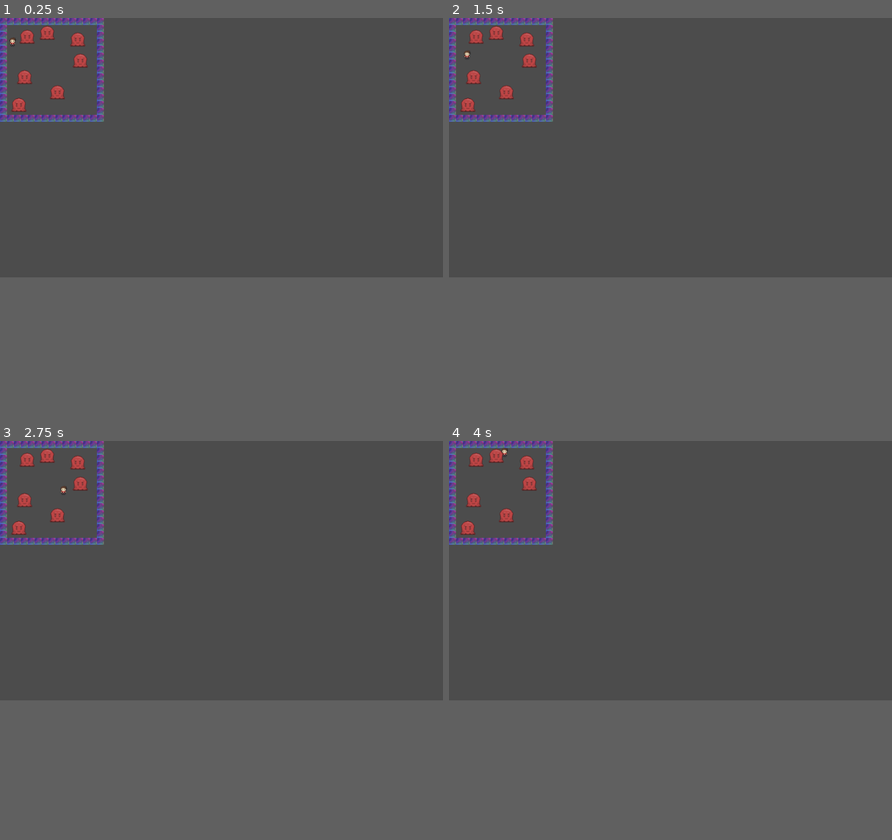
Above: before the commit, frames 1-4 (two rows, left to right).
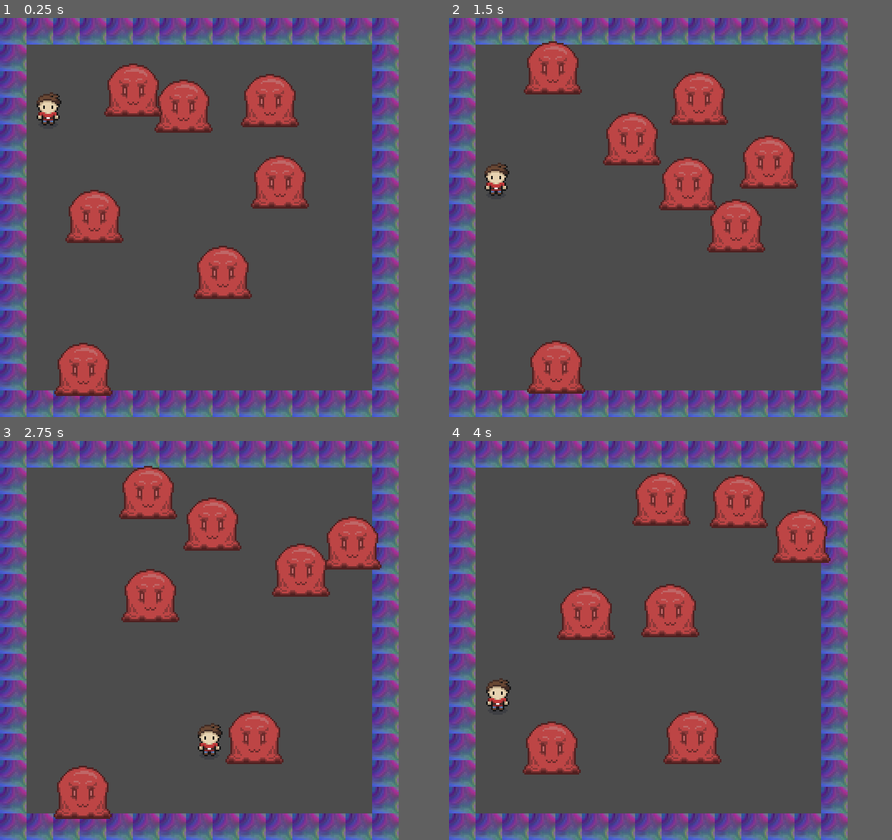
Above: after the commit, the same moments.

Repository: DaFont/DevApocalypse
Game: Godot game, scene res://areas/test.tscn
Two runs of this game, one before a commit and one after it. Both use one fixed random seed, a clock stepped at 60 frames per second and the inputs below. Before the commit the project has no main scene; this scene is started directly in both runs.
Inputs:
- Up to frame 1 (0.25 s): no input
- Up to frame 2 (1.5 s): hold Right (ui_right) 0.53-1.28 s; hold Down (ui_down) from 1.28 s (still down)
- Up to frame 3 (2.75 s): release Down (ui_down) at 2.03 s; hold Right (ui_right) from 2.03 s (still down)
- Up to frame 4 (4 s): release Right (ui_right) at 2.78 s; hold Up (ui_up) 2.78-3.53 s; hold Left (ui_left) from 3.53 s (still down)
The window is 800x468 before the commit and 720x720 after it. Grey fills any space a smaller window leaves; there, only what the larger window draws over its background counts as a difference.

The runs differ from the first frame. In frame 1, 33% of the frame differs, in the area x 0-90%, y 0-100%; in frame 2, 33%; in frame 3, 33%; in frame 4, 33%.
Error before the commit: Parse Error: The identifier "dir" isn't declared in the current scope. (res://enemies/red_slime.gd:12)

Commit message:
Update project file

Diff:
--- a/project.godot
+++ b/project.godot
@@ -16,7 +16,44 @@
 [application]
 
 config/name="DevApocalypse"
+run/main_scene="res://areas/test.tscn"
 config/icon="res://icon.png"
+
+[autoload]
+
+dir="*res://engine/directions.gd"
+
+[display]
+
+window/size/width=240
+window/size/height=240
+window/size/resizable=false
+window/size/test_width=400
+window/size/test_height=400
+window/stretch/mode="2d"
+
+[importer_defaults]
+
+texture={
+"compress/bptc_ldr": 0,
+"compress/hdr_mode": 0,
+"compress/lossy_quality": 0.7,
+"compress/mode": 0,
+"compress/normal_map": 0,
+"detect_3d": false,
+"flags/anisotropic": false,
+"flags/filter": false,
+"flags/mipmaps": false,
+"flags/repeat": 0,
+"flags/srgb": 2,
+"process/HDR_as_SRGB": false,
+"process/fix_alpha_border": true,
+"process/invert_color": false,
+"process/premult_alpha": false,
+"size_limit": 0,
+"stream": false,
+"svg/scale": 1.0
+}
 
 [rendering]
 
